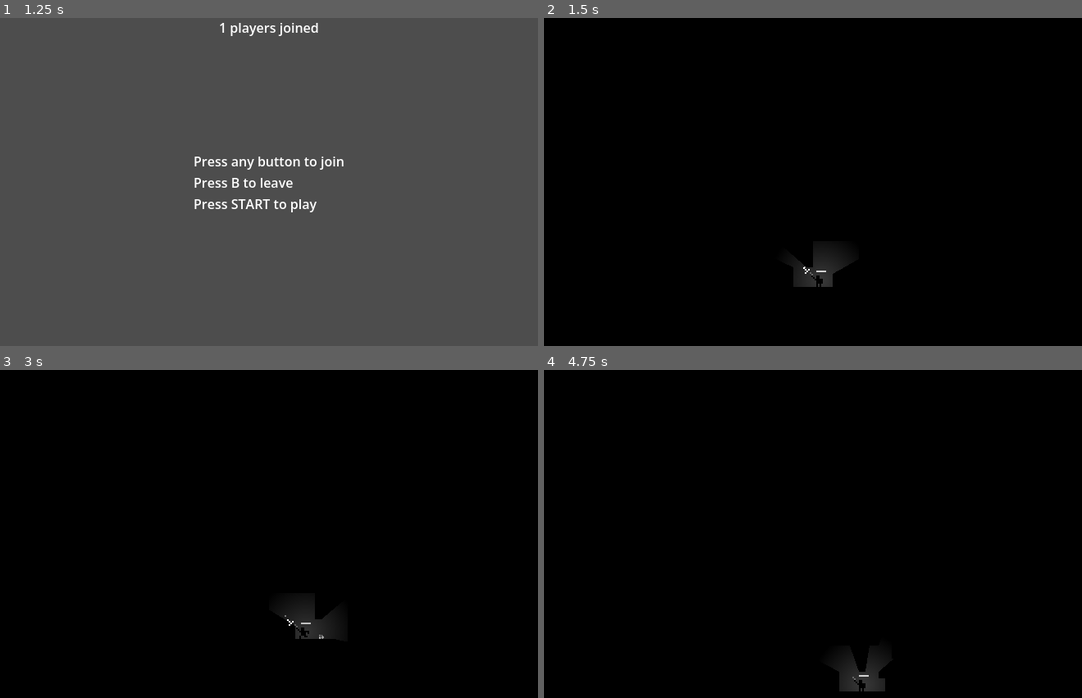
Above: before the commit, frames 1-4 (two rows, left to right).
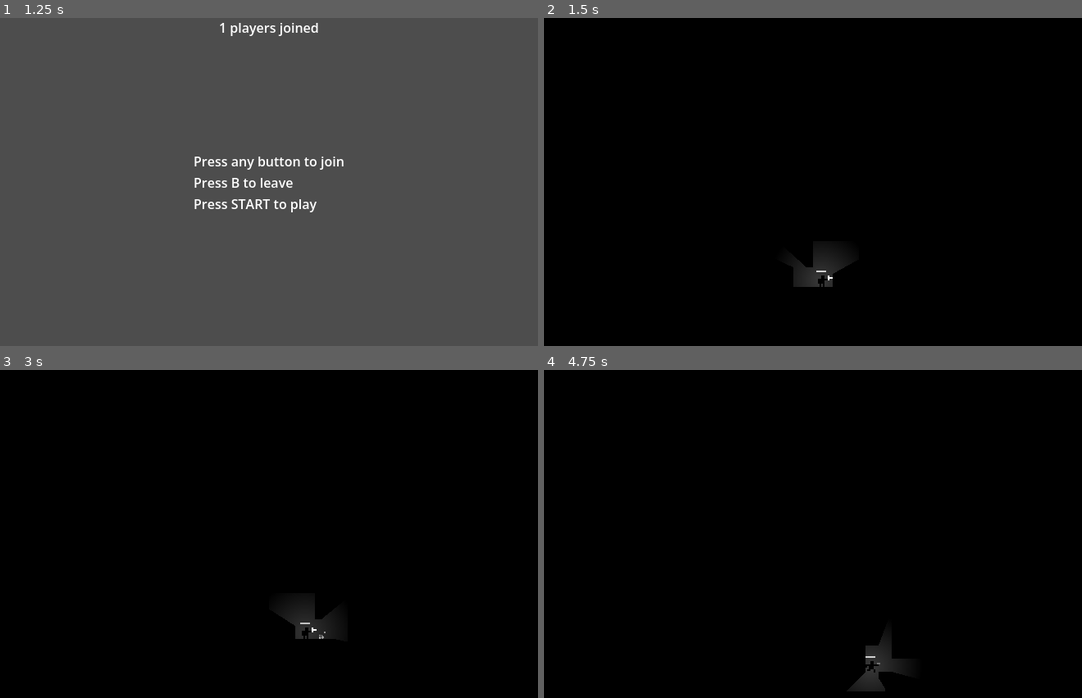
Above: after the commit, the same moments.

Repository: the-alex-g/goblin_guns
Game: Godot game, scene res://menus/join_menu.tscn
Two runs of this game, one before a commit and one after it. Both use one fixed random seed, a clock stepped at 60 frames per second and the inputs below.
Inputs (mouse positions are in pixels of both pictures, inside the frame that each line leads up to):
- Up to frame 1 (1.25 s): tap Enter at 0.5 s; move the mouse to (387, 165) at 0.52 s; press the mouse at (387, 165) at 0.53 s; hold D (right) from 0.53 s (still down); tap Space (jump) at 0.77 s
- Up to frame 2 (1.5 s): keep holding D (right); tap Enter at 1.25 s; move the mouse to (705, 198) at 1.27 s; release the mouse at (705, 198) at 1.28 s; right-click (705, 198) at 1.35 s; click (705, 198) at 1.42 s
- Up to frame 3 (3 s): tap Space (jump) at 1.52 s; move the mouse to (322, 461) at 2.02 s; release D (right) at 2.03 s; hold A (left) 2.03-2.78 s; hold Shift (sneak) 2.03-2.78 s; click (322, 461) at 2.17 s; tap Enter at 2.75, 2.85 s; move the mouse to (242, 599) at 2.77 s; hold D (right) from 2.78 s (still down); click (242, 599) at 2.92 s
- Up to frame 4 (4.75 s): tap Space (jump) at 3.02, 3.77, 4.52 s; move the mouse to (974, 583) at 3.52 s; press the mouse at (974, 583) at 3.53 s; move the mouse to (651, 484) at 4.27 s; release D (right) at 4.28 s; release the mouse at (651, 484) at 4.28 s; hold A (left) from 4.28 s (still down); right-click (651, 484) at 4.35 s; click (651, 484) at 4.42 s

Frame 1 is identical in both runs. In frame 2, less than 0.1% of the frame differs, in the area x 48-56%, y 75-82%; in frame 3, less than 0.1%; in frame 4, 0.5%, in the area x 54-67%, y 83-98%.

Commit message:
Stop things spawning in walls

Diff:
--- a/project/main/main.gd
+++ b/project/main/main.gd
@@ -162,7 +162,8 @@
 		return func(pos: Vector2i): return _cell_full(pos + Vector2i.UP)
 	elif c == "$":
 		return func(pos: Vector2i):
-			_spawns.append(pos)
+			if not _cell_full(pos + Vector2i.UP):
+				_spawns.append(pos)
 			return true
 	elif c.is_valid_int():
 		return func(pos: Vector2i):
--- a/project/player/player.gd
+++ b/project/player/player.gd
@@ -72,7 +72,7 @@
 func _die() -> void:
 	if not disabled:
 		disabled = true
-		create_tween().tween_property(_light, "energy", 0.0, 0.5).from_current().set_trans(Tween.TRANS_CUBIC)
+		create_tween().tween_property(_light, "energy", 0.0, 0.7).from_current().set_trans(Tween.TRANS_QUAD)
 		_collision_shape.set_deferred("disabled", true)
 		died.emit()
 		_play_special_animation("die")
--- a/project/player/player.tscn
+++ b/project/player/player.tscn
@@ -340,7 +340,6 @@
 texture_filter = 1
 collision_layer = 2
 script = ExtResource("1_oul6g")
-mouse_aim = true
 
 [node name="CollisionShape2D" type="CollisionShape2D" parent="." unique_id=1702218849]
 position = Vector2(0, -7.5)
